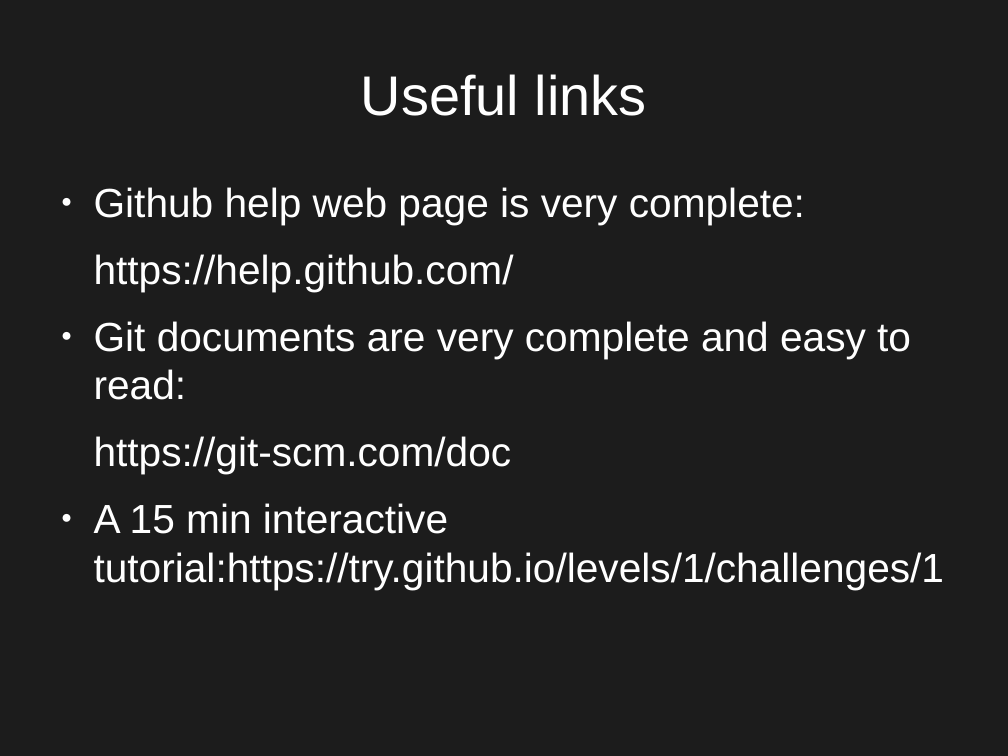
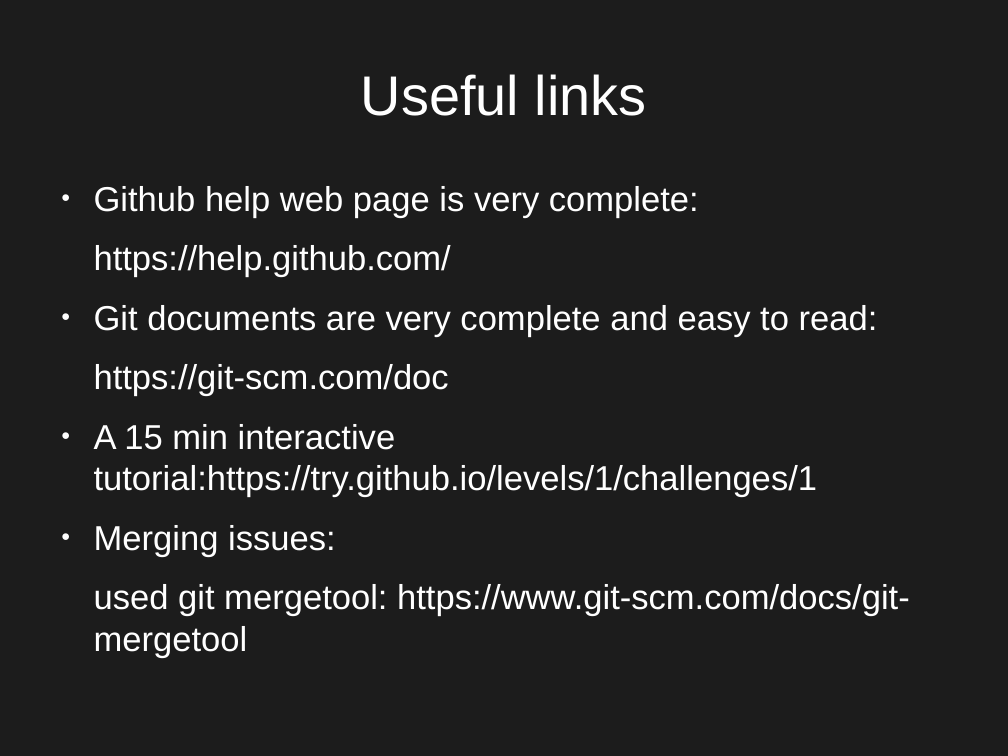
Before and after one commit to jngaravitoc/github_hands_on, a slide deck: slide 23 of git.odp. Drawn at 1008x756 pixels with LibreOffice and Linux fonts; fonts in the diff are those of the drawing. Boxes give left, top, right and bottom in pixels: in the first picture for what was removed or moved away, otherwise in the second. Text is boxed around its words. In the diff, an @@ line names an element or a change of style, - is before the commit and + after.

Commit message:
mergetool + winwdows installation link

```diff
--- a/git.odp
+++ b/git.odp
@@ text at bbox=[94, 186, 878, 497]: size 32 to 27.2 pt in "Github help web page is very complete:", "https://help.github.com/", "Git documents are very complete and easy ...", "https://git-scm.com/doc" and 1 more places @@
@@ text at bbox=[94, 525, 910, 616]: paragraphs added @@
+● Merging issues:
+used git mergetool: https://www.git-scm.com/docs/git-mergetool
```
Also in this commit, not shown: 11 other slides changed, 1 slide added, 1 slide removed, 1 other file.
